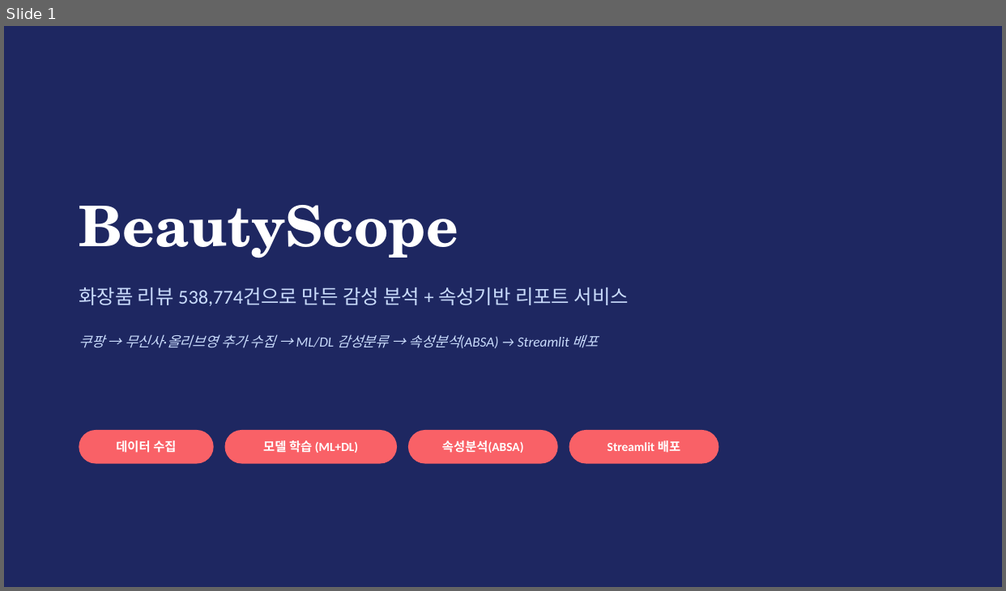
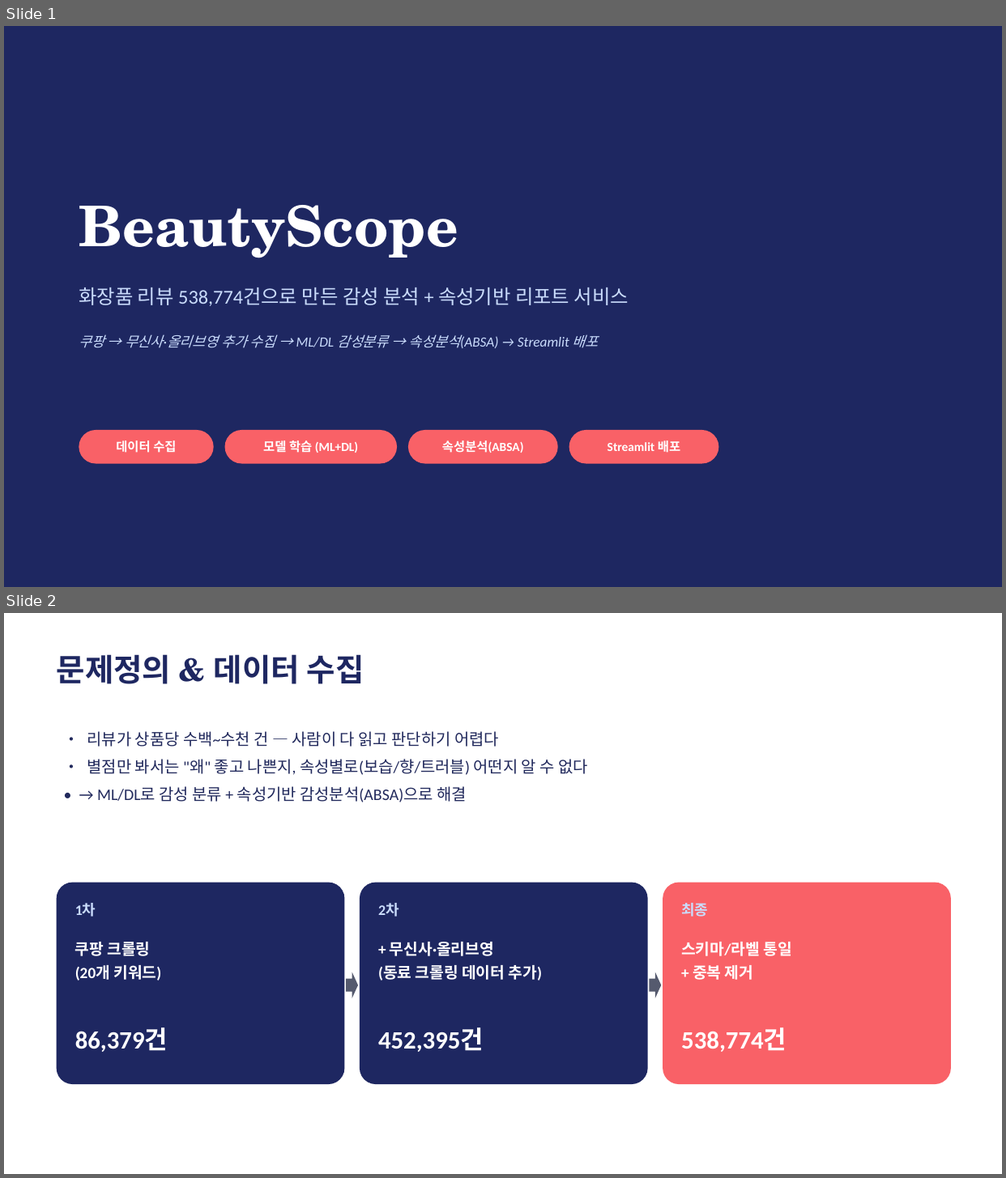
Before and after one commit to dong29482757-beep/shopping-review-crawler, a slide deck: BeautyScope_발표.pptx. Shown one above the other, each under a label of ours: slide 1 before the commit, slides 1 and 2 after it. The pictures are 1006x591 and 1006x1178 pixels, drawn with LibreOffice and Linux fonts; fonts in the diff are those of the drawing. Boxes give left, top, right and bottom in pixels: in the first picture for what was removed or moved away, otherwise in the second. Text is boxed around its words. In the diff, an @@ line names an element or a change of style, - is before the commit and + after.

```diff
--- a/BeautyScope_발표.pptx
+++ b/BeautyScope_발표.pptx
@@ slide 2 added at [4,613,1002,1174], background #FFFFFF @@
@@ text added at [57,654,364,684], 30 pt, text #1E2761, bold @@
+문제정의 & 데이터 수집
@@ text added at [87,731,588,803], 15.5 pt, text #21295C @@
+• 리뷰가 상품당 수백~수천 건 — 사람이 다 읽고 판단하기 어렵다
+• 별점만 봐서는 "왜" 좋고 나쁜지, 속성별로(보습/향/트러블) 어떤지 알 수 없다
+• → ML/DL로 감성 분류 + 속성기반 감성분석(ABSA)으로 해결
@@ rounded rectangle added at [57,883,345,1084], fill #1E2761 @@
@@ text added at [75,904,96,917], 14 pt, text #CADCFC, bold @@
+1차
@@ rounded rectangle added at [360,883,648,1084], fill #1E2761 @@
@@ text added at [378,904,399,917], 14 pt, text #CADCFC, bold @@
+2차
@@ rounded rectangle added at [663,883,951,1084], fill #F96167 @@
@@ text added at [681,903,708,917], 14 pt, text #CADCFC, bold @@
+최종
@@ text added at [75,942,161,981], 15 pt, text #FFFFFF, bold @@
+쿠팡 크롤링
+(20개 키워드)
@@ text added at [378,942,543,981], 15 pt, text #FFFFFF, bold @@
++ 무신사·올리브영
+(동료 크롤링 데이터 추가)
@@ text added at [681,942,791,980], 15 pt, text #FFFFFF, bold @@
+스키마/라벨 통일
++ 중복 제거
@@ right arrow added at [346,973,358,999], fill #555A6E @@
@@ right arrow added at [650,973,661,999], fill #555A6E @@
@@ text added at [75,1029,168,1052], 24 pt, text #FFFFFF, bold @@
+86,379건
@@ text added at [378,1029,484,1052], 24 pt, text #FFFFFF, bold @@
+452,395건
@@ text added at [681,1029,786,1052], 24 pt, text #FFFFFF, bold @@
+538,774건
```
Also in this commit, not shown: 2 slides changed, 2 other slides added, 9 slides removed, 2 other files.
